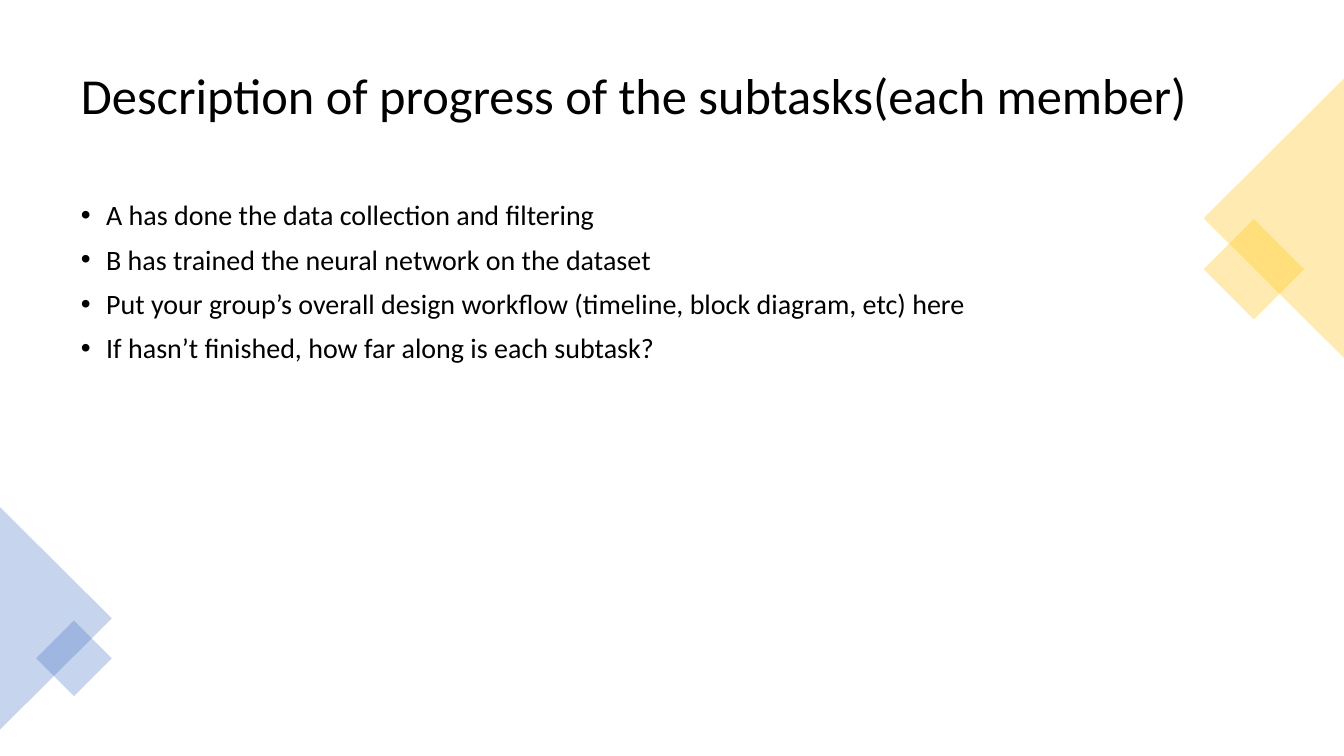
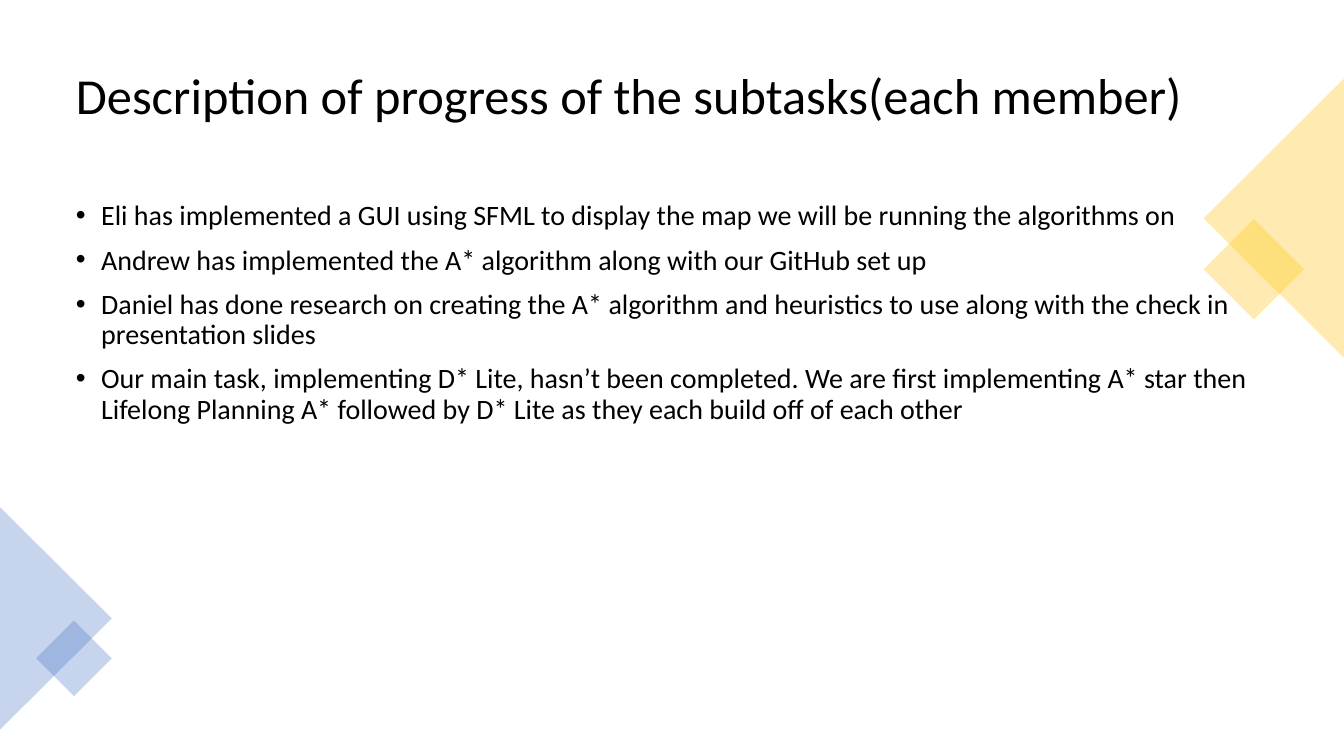
Before and after one commit to andrew-helms/Pathplanner, a slide deck: slide 3 of Project check-in 1.pptx. Drawn at 1344x756 pixels with LibreOffice and Linux fonts; fonts in the diff are those of the drawing. Boxes give left, top, right and bottom in pixels: in the first picture for what was removed or moved away, otherwise in the second. Text is boxed around its words. In the diff, an @@ line names an element or a change of style, - is before the commit and + after.

```diff
--- a/Project check-in 1.pptx
+++ b/Project check-in 1.pptx
@@ title "Description of progress of the ...": place and size @@
-title "Description of progress of the ..." at (81,77,1187,123)
+title "Description of progress of the ..." at (76,77,1182,123)
@@ triangle at (1204,79,1344,358): proportions changed @@
@@ text at (101,205,1246,424): text changed @@
-• A has done the data collection and filtering
-• B has trained the neural network on the dataset
-• Put your group’s overall design workflow (timeline, block diagram, etc) here
-• If hasn’t finished, how far along is each subtask?
+• Eli has implemented a GUI using SFML to display the map we will be running the algorithms on
+• Andrew has implemented the A* algorithm along with our GitHub set up
+• Daniel has done research on creating the A* algorithm and heuristics to use along with the check in presentation slides
+• Our main task, implementing D* Lite, hasn’t been completed. We are first implementing A* star then Lifelong Planning A* followed by D* Lite as they each build off of each other
```
Also in this commit, not shown: 1 other slide changed, 2 slides added, 2 slides removed, 37 other files.
